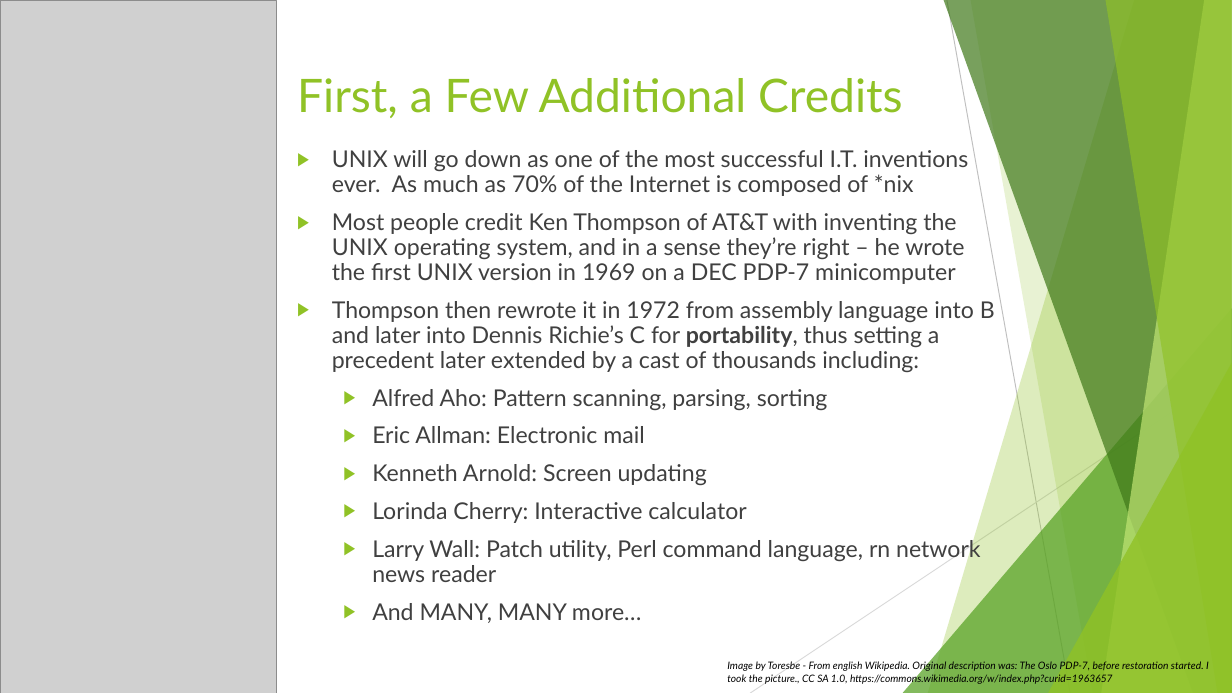
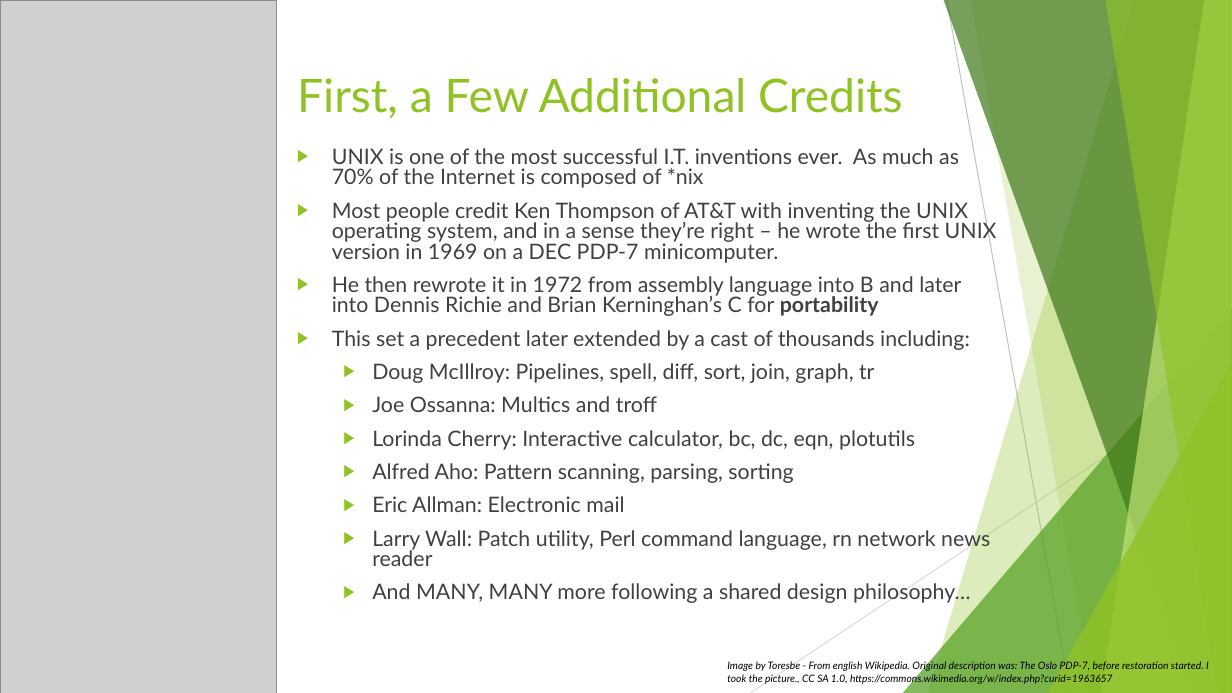
Before and after one commit to rudderfeet/the-unix-philosophy, a slide deck: slide 5 of The Unix Philosophy - Attributed - 2021-01-13.pptx. Drawn at 1232x693 pixels with LibreOffice and Linux fonts; fonts in the diff are those of the drawing; grey boxes stand for pictures. Boxes give left, top, right and bottom in pixels: in the first picture for what was removed or moved away, otherwise in the second. Text is boxed around its words. In the diff, an @@ line names an element or a change of style, - is before the commit and + after.

```diff
--- a/The Unix Philosophy - Attributed - 2021-01-13.pptx
+++ b/The Unix Philosophy - Attributed - 2021-01-13.pptx
@@ text at (x1=332, y1=148, x2=997, y2=450): text changed; size 18 to 16.6 pt @@
-▶ UNIX will go down as one of the most successful I.T. inventions ever. As much as 70% of the Internet is composed of *nix
-▶ Most people credit Ken Thompson of AT&T with inventing the UNIX operating system, and in a sense they’re right – he wrote the first UNIX version in 1969 on a DEC PDP-7 minicomputer
-▶ Thompson then rewrote it in 1972 from assembly language into B and later into Dennis Richie’s C for portability, thus setting a precedent later extended by a cast of thousands including:
+▶ UNIX is one of the most successful I.T. inventions ever. As much as 70% of the Internet is composed of *nix
+▶ Most people credit Ken Thompson of AT&T with inventing the UNIX operating system, and in a sense they’re right – he wrote the first UNIX version in 1969 on a DEC PDP-7 minicomputer.
+▶ He then rewrote it in 1972 from assembly language into B and later into Dennis Richie and Brian Kerninghan’s C for portability
+▶ This set a precedent later extended by a cast of thousands including:
+  ▶ Doug McIllroy: Pipelines, spell, diff, sort, join, graph, tr
+  ▶ Joe Ossanna: Multics and troff
+  ▶ Lorinda Cherry: Interactive calculator, bc, dc, eqn, plotutils
@@ text at (x1=372, y1=464, x2=746, y2=523): paragraphs removed @@
-  ▶ Kenneth Arnold: Screen updating
-  ▶ Lorinda Cherry: Interactive calculator
@@ text at (x1=372, y1=463, x2=990, y2=566): size 18 to 16.6 pt in "Alfred Aho: Pattern scanning, parsing, sorting", "Eric Allman: Electronic mail", "Larry Wall: Patch utility, Perl command language, ..."; line spacing 0.9 to 0.8 @@
@@ text at (x1=372, y1=581, x2=971, y2=605): text changed; size 18 to 16.6 pt @@
-  ▶ And MANY, MANY more…
+  ▶ And MANY, MANY more following a shared design philosophy…
```
Also in this commit, not shown: 12 other slides changed.
